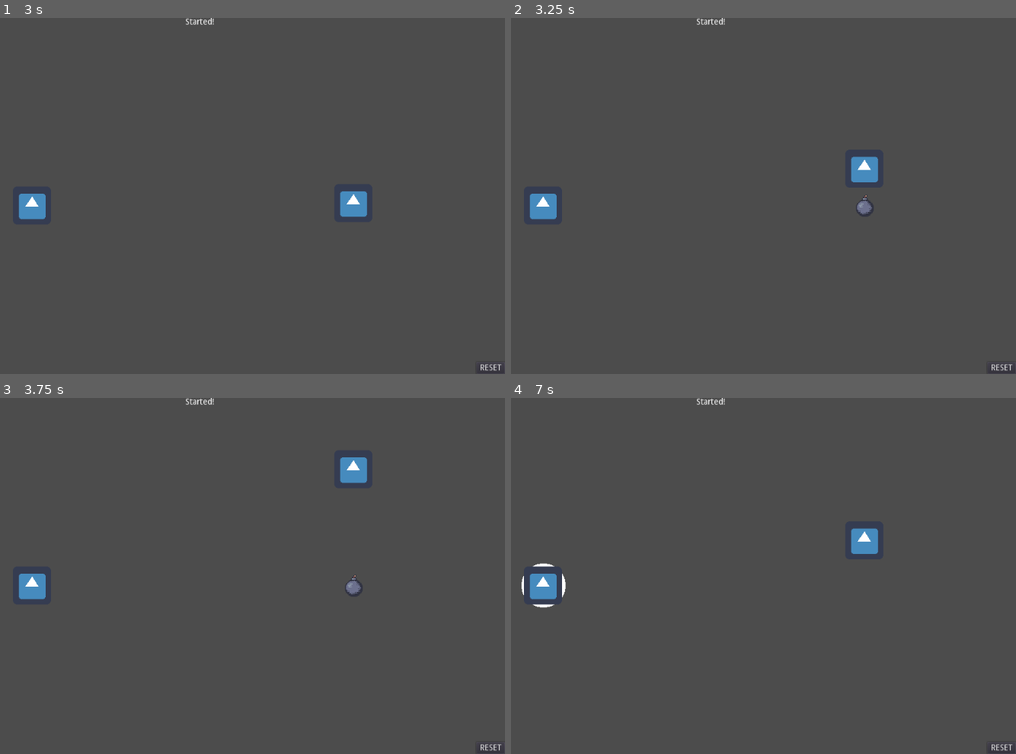
Above: before the commit, frames 1-4 (two rows, left to right).
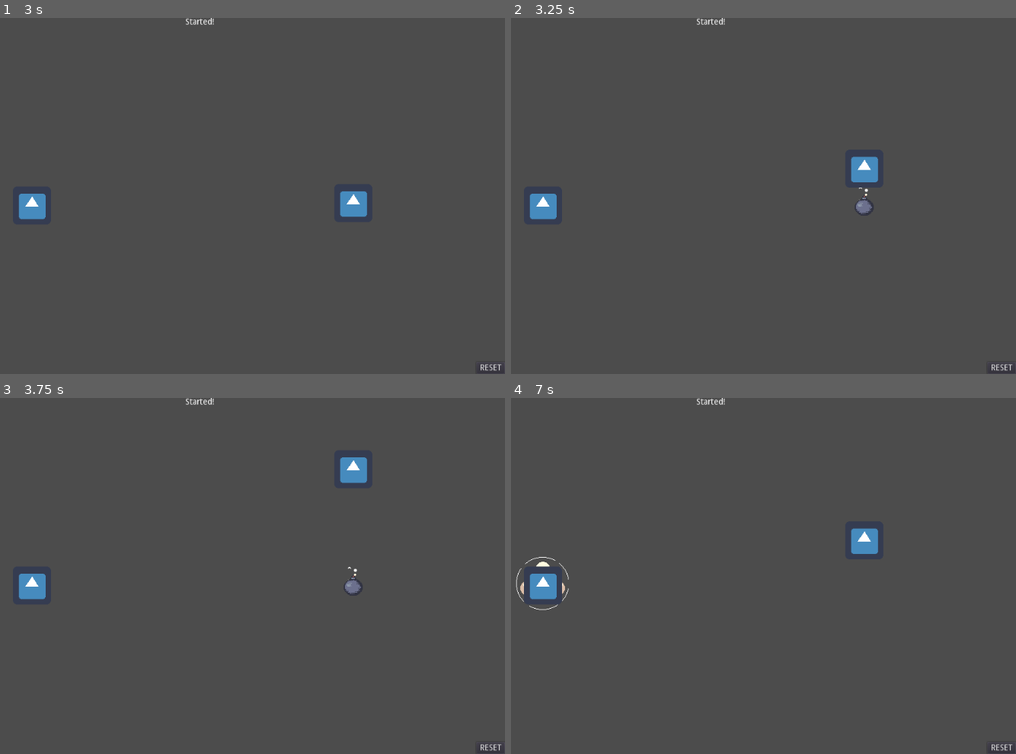
Above: after the commit, the same moments.

Repository: wnelson01/godot_rollback_fighter
Game: Godot game, scene res://Main.tscn
The game is run twice, just before and just after one commit, with the same random seed, the same clock (stepped at 60 frames per second) and the same inputs. The engine's default icon, where the game draws it, is replaced by a stand-in: a white triangle on a blue panel in a dark square.
Inputs (mouse positions are in pixels of both pictures, inside the frame that each line leads up to):
- Up to frame 1 (3 s): click "Play Locally" at 0.5 s; click "RESET" at 1.25 s; click "Play Locally" at 2 s; tap Enter at 2.75 s; move the mouse to (333, 178) at 2.77 s; hold Up from 2.78 s (still down); click (333, 178) at 2.92 s
- Up to frame 2 (3.25 s): keep holding Up
- Up to frame 3 (3.75 s): move the mouse to (80, 593) at 3.52 s; release Up at 3.53 s; hold Down from 3.53 s (still down)
- Up to frame 4 (7 s): move the mouse to (773, 497) at 4.27 s; release Down at 4.28 s; hold Up 4.28-5.78 s; move the mouse to (682, 647) at 5.02 s; click (682, 647) at 5.17 s; tap Space at 5.75 s; move the mouse to (894, 629) at 5.77 s; hold Down from 5.78 s (still down); move the mouse to (526, 522) at 6.52 s

Frame 1 is identical in both runs. In frame 2, less than 0.1% of the frame differs, in the area x 68-72%, y 47-56%; in frame 3, less than 0.1%; in frame 4, 0.2%, in the area x 0-12%, y 44-60%.

Commit message:
Animate the bombs and explosions using NetworkAnimationPlayer

Diff:
--- a/Bomb.gd
+++ b/Bomb.gd
@@ -3,10 +3,12 @@
 const Explosion = preload("res://Explosion.tscn")
 
 onready var explosion_timer = $ExplosionTimer
+onready var animation_player = $NetworkAnimationPlayer
 
 func _network_spawn(data: Dictionary) -> void:
 	global_position = data['position']
 	explosion_timer.start()
+	animation_player.play("Tick")
 
 func _on_ExplosionTimer_timeout() -> void:
 	SyncManager.spawn("Explosion", get_parent(), Explosion, {
--- a/Bomb.tscn
+++ b/Bomb.tscn
@@ -1,8 +1,42 @@
-[gd_scene load_steps=4 format=2]
+[gd_scene load_steps=7 format=2]
 
 [ext_resource path="res://assets/bomb.png" type="Texture" id=1]
 [ext_resource path="res://Bomb.gd" type="Script" id=2]
 [ext_resource path="res://addons/godot-rollback-netcode/NetworkTimer.gd" type="Script" id=3]
+[ext_resource path="res://addons/godot-rollback-netcode/NetworkAnimationPlayer.gd" type="Script" id=4]
+
+[sub_resource type="Animation" id=1]
+length = 0.001
+tracks/0/type = "value"
+tracks/0/path = NodePath("Sprite:frame")
+tracks/0/interp = 1
+tracks/0/loop_wrap = true
+tracks/0/imported = false
+tracks/0/enabled = true
+tracks/0/keys = {
+"times": PoolRealArray( 0 ),
+"transitions": PoolRealArray( 1 ),
+"update": 0,
+"values": [ 0 ]
+}
+
+[sub_resource type="Animation" id=2]
+resource_name = "Tick"
+length = 0.5
+loop = true
+step = 0.05
+tracks/0/type = "value"
+tracks/0/path = NodePath("Sprite:frame")
+tracks/0/interp = 1
+tracks/0/loop_wrap = true
+tracks/0/imported = false
+tracks/0/enabled = true
+tracks/0/keys = {
+"times": PoolRealArray( 0, 0.05, 0.1, 0.15, 0.2, 0.25, 0.3, 0.35, 0.4, 0.45 ),
+"transitions": PoolRealArray( 1, 1, 1, 1, 1, 1, 1, 1, 1, 1 ),
+"update": 1,
+"values": [ 0, 1, 2, 3, 4, 5, 6, 7, 8, 9 ]
+}
 
 [node name="Bomb" type="Node2D"]
 script = ExtResource( 2 )
@@ -10,9 +44,15 @@
 [node name="Sprite" type="Sprite" parent="."]
 position = Vector2( 0, -19 )
 texture = ExtResource( 1 )
+hframes = 10
 
 [node name="ExplosionTimer" type="Node" parent="."]
 script = ExtResource( 3 )
 wait_ticks = 30
 
+[node name="NetworkAnimationPlayer" type="AnimationPlayer" parent="."]
+anims/RESET = SubResource( 1 )
+anims/Tick = SubResource( 2 )
+script = ExtResource( 4 )
+
 [connection signal="timeout" from="ExplosionTimer" to="." method="_on_ExplosionTimer_timeout"]
--- a/Explosion.gd
+++ b/Explosion.gd
@@ -1,10 +1,12 @@
 extends Node2D
 
 onready var despawn_timer = $DespawnTimer
+onready var animation_player = $NetworkAnimationPlayer
 
 func _network_spawn(data: Dictionary) -> void:
 	global_position = data['position']
 	despawn_timer.start()
+	animation_player.play("Explode")
 
 func _on_DespawnTimer_timeout() -> void:
 	SyncManager.despawn(self)
--- a/Explosion.tscn
+++ b/Explosion.tscn
@@ -1,8 +1,41 @@
-[gd_scene load_steps=4 format=2]
+[gd_scene load_steps=7 format=2]
 
 [ext_resource path="res://assets/explosion.png" type="Texture" id=1]
 [ext_resource path="res://addons/godot-rollback-netcode/NetworkTimer.gd" type="Script" id=2]
 [ext_resource path="res://Explosion.gd" type="Script" id=3]
+[ext_resource path="res://addons/godot-rollback-netcode/NetworkAnimationPlayer.gd" type="Script" id=4]
+
+[sub_resource type="Animation" id=1]
+resource_name = "Explode"
+length = 0.45
+step = 0.05
+tracks/0/type = "value"
+tracks/0/path = NodePath("Sprite:frame")
+tracks/0/interp = 1
+tracks/0/loop_wrap = true
+tracks/0/imported = false
+tracks/0/enabled = true
+tracks/0/keys = {
+"times": PoolRealArray( 0, 0.05, 0.1, 0.15, 0.2, 0.25, 0.3, 0.35, 0.4 ),
+"transitions": PoolRealArray( 1, 1, 1, 1, 1, 1, 1, 1, 1 ),
+"update": 1,
+"values": [ 0, 1, 2, 3, 4, 5, 6, 7, 8 ]
+}
+
+[sub_resource type="Animation" id=2]
+length = 0.001
+tracks/0/type = "value"
+tracks/0/path = NodePath("Sprite:frame")
+tracks/0/interp = 1
+tracks/0/loop_wrap = true
+tracks/0/imported = false
+tracks/0/enabled = true
+tracks/0/keys = {
+"times": PoolRealArray( 0 ),
+"transitions": PoolRealArray( 1 ),
+"update": 0,
+"values": [ 0 ]
+}
 
 [node name="Explosion" type="Node2D"]
 script = ExtResource( 3 )
@@ -10,9 +43,15 @@
 [node name="Sprite" type="Sprite" parent="."]
 position = Vector2( 0, -9 )
 texture = ExtResource( 1 )
+hframes = 9
 
 [node name="DespawnTimer" type="Node" parent="."]
 script = ExtResource( 2 )
-wait_ticks = 7
+wait_ticks = 14
+
+[node name="NetworkAnimationPlayer" type="AnimationPlayer" parent="."]
+anims/Explode = SubResource( 1 )
+anims/RESET = SubResource( 2 )
+script = ExtResource( 4 )
 
 [connection signal="timeout" from="DespawnTimer" to="." method="_on_DespawnTimer_timeout"]
Binary file changed: assets/bomb.png
Binary file changed: assets/explosion.png
